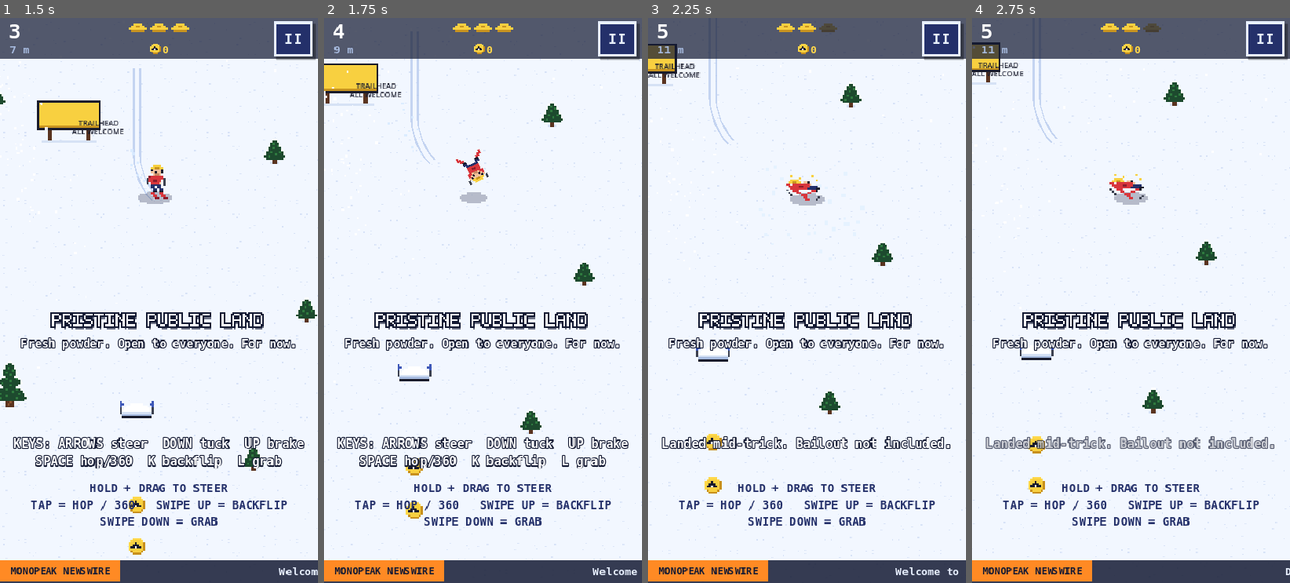
Above: before the commit, frames 1-4 (left to right).
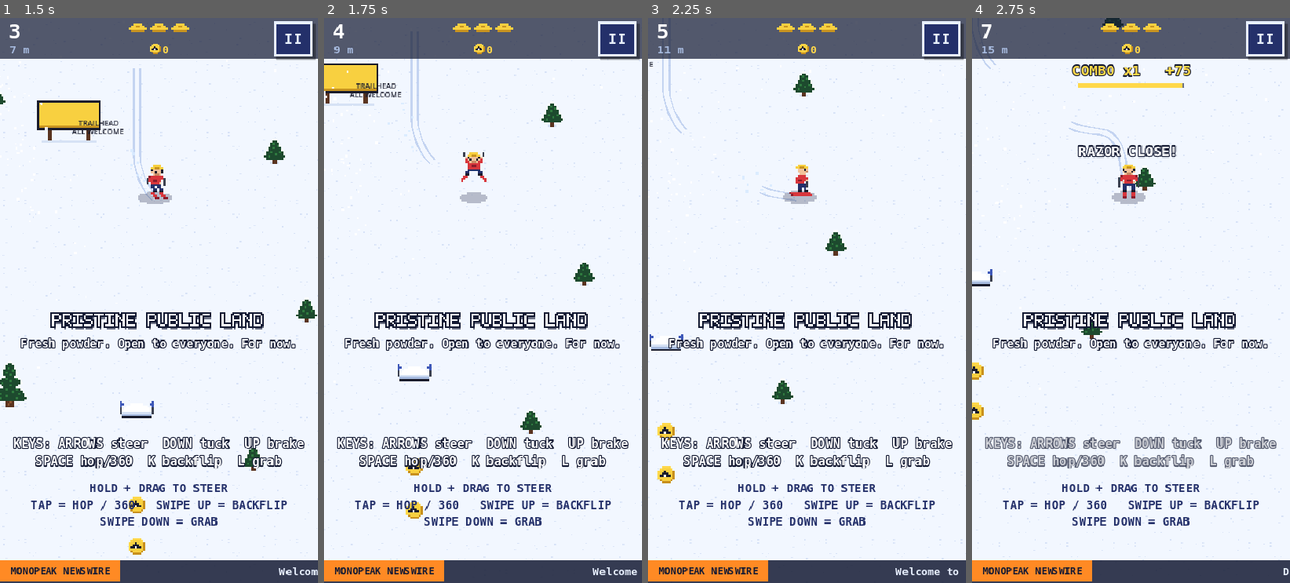
Above: after the commit, the same moments.

Repository: wditzig/Wasatch-back
Game: Godot game, scene res://scenes/main_menu.tscn
The game is run twice, just before and just after one commit, with the same random seed, the same clock (stepped at 60 frames per second) and the same inputs.
Inputs (mouse positions are in pixels of both pictures, inside the frame that each line leads up to):
- Up to frame 1 (1.5 s): click "RIDE!" at 0.5 s; tap Enter (ui_accept) at 1.25 s; move the mouse to (228, 272) at 1.27 s; hold Right (steer_right) from 1.28 s (still down); hold L (grab) from 1.28 s (still down); click (228, 272) at 1.42 s
- Up to frame 2 (1.75 s): keep holding Right (steer_right); keep holding L (grab); tap Space (jump) at 1.52 s
- Up to frame 3 (2.25 s): release Right (steer_right) at 2 s; release L (grab) at 2 s; drag from (743, 328) to (791, 413) at 2.02 s
- Up to frame 4 (2.75 s): no input

Frame 1 is identical in both runs. In frame 2, 0.3% of the frame differs, in the area x 41-52%, y 23-30%; in frame 3, 6.0%; in frame 4, 7.2%, in the area x 0-100%, y 0-99%.

Commit message:
Add web build + GitHub Pages deploy; fix repeated-crash bug
- Web export preset (no-threads, works on GitHub Pages without special headers)
- GitHub Actions: install Godot, run smoke test, export, deploy to Pages
- Fix: collisions were checked while the rider was down, so one tree
  could take all 3 lives in a few frames
- Tricks need real air: spins/flips are ignored during a short hop, so a
  double-tap can't cause a bail
- Hide keyboard tips and enable haptics on phone browsers
- Menu supports --autoplay for end-to-end smoke testing

Co-Authored-By: Claude Opus 5.5 <noreply@anthropic.com>
Claude-Session: https://claude.ai/code/session_018PNNhvsfnGstMzLtBVFDx1

Diff:
--- a/scripts/autoload/game_state.gd
+++ b/scripts/autoload/game_state.gd
@@ -161,5 +161,5 @@
 	return {"rank": rank, "new_best": new_best, "unlocked": unlocked}
 
 func vibrate(ms: int) -> void:
-	if settings.get("haptics", true) and (OS.has_feature("android") or OS.has_feature("ios")):
+	if settings.get("haptics", true) and (OS.has_feature("android") or OS.has_feature("ios") or OS.has_feature("web_android")):
 		Input.vibrate_handheld(ms)
--- a/scripts/game/game.gd
+++ b/scripts/game/game.gd
@@ -75,7 +75,7 @@
 		hud.show_hint("HOLD + DRAG TO STEER\nTAP = HOP / 360   SWIPE UP = BACKFLIP\nSWIPE DOWN = GRAB", 5.0)
 	else:
 		hud.show_hint("HOLD LEFT / RIGHT SIDE TO TURN\nTAP = HOP / 360   SWIPE UP = BACKFLIP\nSWIPE DOWN = GRAB", 5.0)
-	if not OS.has_feature("mobile"):
+	if not (OS.has_feature("mobile") or OS.has_feature("web_android") or OS.has_feature("web_ios")):
 		hud.show_message("KEYS: ARROWS steer  DOWN tuck  UP brake\nSPACE hop/360  K backflip  L grab")
 	Sfx.set_music_pitch(1.0)
 
@@ -362,6 +362,8 @@
 
 # ---------------------------------------------------------------- collisions
 func _check_collisions() -> void:
+	if player.is_down():
+		return
 	var feet: Rect2 = player.feet_rect()
 	var py: float = player.position.y
 	for o in spawner.active:
@@ -462,8 +464,10 @@
 	hitstop = 0.06
 	_burst(player.position)
 	hud.show_message(msg)
-	if lives <= 0:
-		get_tree().create_timer(1.0).timeout.connect(func(): _game_over("SEASON PASS REVOKED", msg))
+	if lives == 0:
+		get_tree().create_timer(1.0).timeout.connect(func():
+			if is_inside_tree():
+				_game_over("SEASON PASS REVOKED", msg))
 
 func _on_landed(air_time: float, tricks: Array) -> void:
 	Sfx.play("land", 0.1, -2.0)
--- a/scripts/game/player.gd
+++ b/scripts/game/player.gd
@@ -144,6 +144,9 @@
 	launch(dur, 26.0 + speed * 0.09 * ramp_air)
 
 func _start_or_queue(kind: String) -> void:
+	# A quick hop is too short to rotate - ignore spin/flip so a double-tap can't cause a bail.
+	if kind != "grab" and air_dur < 0.6:
+		return
 	if trick == "":
 		_start_trick(kind)
 	elif queued == "":
@@ -186,6 +189,7 @@
 		S.SKI: _update_ski(delta)
 		S.AIR: _update_air(delta)
 		S.CRASH:
+			invuln = 1.6
 			crash_t -= delta
 			if crash_t <= 0.0:
 				state = S.SKI
--- a/scripts/ui/main_menu.gd
+++ b/scripts/ui/main_menu.gd
@@ -30,6 +30,8 @@
 	for a in OS.get_cmdline_user_args():
 		if a.begins_with("--open="):
 			_open(a.substr(7))
+		elif a == "--autoplay":
+			get_tree().create_timer(1.0).timeout.connect(_play)
 
 func _build_main() -> void:
 	var margin := MarginContainer.new()
Not shown, added: export_presets.cfg
